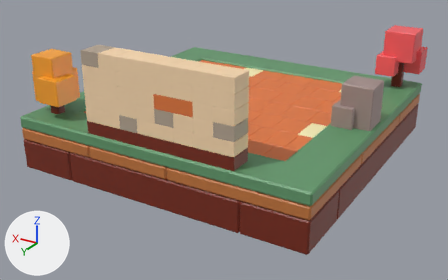
A saved change to the Blender file blend/stage.blend.
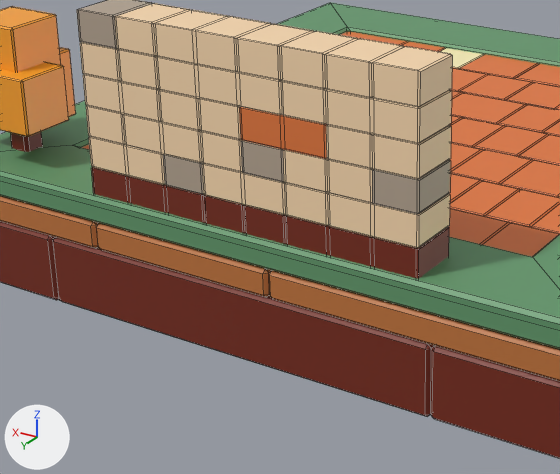
Each version appears first whole from a camera (50 mm lens) standing at (-9.87, 17.48, 8.64) and looking at (0.11, 0.84, 0.32), and next in a close-up on the part from 10% to 66% of the width and 16% to 92% of the height. Every picture has the same lights, and +X, +Y and +Z are marked at lower left. The close-ups show mesh edges as thin lines.

Script lines for the objects in view, before the commit:
```python
ob_立方体_115 = bpy.data.objects.new('立方体.115', me_立方体_116)
ob_立方体_115.location = (0.14, 0.09, -0.21)
ob_立方体_115.rotation_euler = (0.0, 0.0, -3.142)  # degrees (0, 0, -180)
ob_立方体_184 = bpy.data.objects.new('立方体.184', me_立方体_186)
ob_立方体_184.location = (0.14, 4.61, 2.81)
ob_立方体_184.rotation_euler = (0.0, 0.0, -3.142)  # degrees (0, 0, -180)
ob_立方体_184.scale = (2.81, 0.368, 1.28)
ob_立方体_188 = bpy.data.objects.new('立方体.188', me_立方体_190)
ob_立方体_188.location = (0.14, 4.61, 2.81)
ob_立方体_188.rotation_euler = (0.0, 0.0, -3.142)  # degrees (0, 0, -180)
ob_立方体_188.scale = (2.81, 0.368, 1.28)
ob_立方体_197 = bpy.data.objects.new('立方体.197', me_立方体_199)
ob_立方体_197.location = (0.14, 4.61, 2.81)
ob_立方体_197.rotation_euler = (0.0, 0.0, -3.142)  # degrees (0, 0, -180)
ob_立方体_197.scale = (2.81, 0.368, 1.28)
ob_立方体_198 = bpy.data.objects.new('立方体.198', me_立方体_200)
ob_立方体_198.location = (0.14, 4.61, 2.81)
ob_立方体_198.rotation_euler = (0.0, 0.0, -3.142)  # degrees (0, 0, -180)
ob_立方体_198.scale = (2.81, 0.368, 1.28)
# also in view: '立方体.116' at (-2.72, 2.25, 1.34); '立方体.092' at (-1.66, 1.17, 1.34); '立方体.135' at (-2.29, 3.33, 1.34); '立方体.177' at (-0.8, 4.61, 3.02); '立方体.186' at (-0.49, 4.61, 2.6)
```
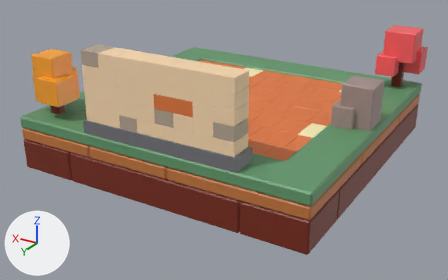
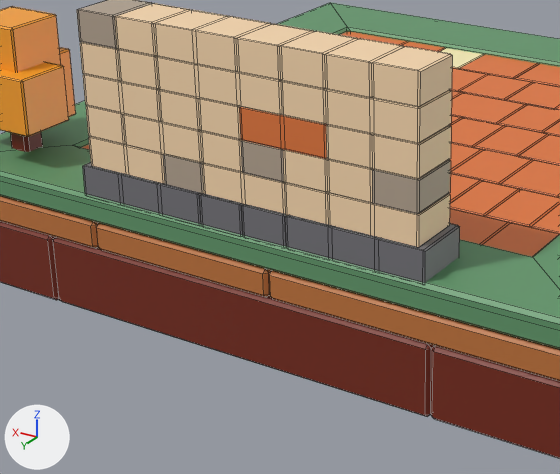
Scene script edits in JSON lines:
```json
{"op": "add", "block": "mat_コンクリート", "code": ["mat_コンクリート = principled_material('コンクリート')", "mat_コンクリート.base_color = (0.182, 0.179, 0.196)  # grey #76757a"]}
{"block": "me_立方体_186", "where": "me_立方体_186.from_pydata(...)  # 56 vertices, 58 faces; spans x 0.33..1.0, y -1.0..1.0, z -1.0..-0.67"}
{"op": "remove", "block": "me_立方体_186", "code": "me_立方体_186.materials.append(mat_濃い土)  # dark red #7a2b18"}
{"op": "add", "block": "me_立方体_186", "code": "me_立方体_186.materials.append(mat_コンクリート)  # grey #76757a"}
{"block": "me_立方体_190", "where": "me_立方体_190.from_pydata(...)  # 56 vertices, 58 faces; spans x -0.78..-0.11, y -1.0..1.0, z -1.0..-0.67"}
{"op": "remove", "block": "me_立方体_190", "code": "me_立方体_190.materials.append(mat_濃い土)  # dark red #7a2b18"}
{"op": "add", "block": "me_立方体_190", "code": "me_立方体_190.materials.append(mat_コンクリート)  # grey #76757a"}
{"block": "me_立方体_199", "where": "me_立方体_199.from_pydata(...)  # 24 vertices, 26 faces; spans x -0.11..0.11, y -1.0..1.0, z -1.0..-0.67"}
{"op": "remove", "block": "me_立方体_199", "code": "me_立方体_199.materials.append(mat_濃い土)  # dark red #7a2b18"}
{"op": "add", "block": "me_立方体_199", "code": "me_立方体_199.materials.append(mat_コンクリート)  # grey #76757a"}
{"block": "me_立方体_200", "where": "me_立方体_200.from_pydata(...)  # 24 vertices, 26 faces; spans x 0.11..0.33, y -1.0..1.0, z -1.0..-0.67"}
{"op": "remove", "block": "me_立方体_200", "code": "me_立方体_200.materials.append(mat_濃い土)  # dark red #7a2b18"}
{"op": "add", "block": "me_立方体_200", "code": "me_立方体_200.materials.append(mat_コンクリート)  # grey #76757a"}
{"op": "set", "path": "ob_立方体_184.location", "old": "(0.14, 4.61, 2.81)", "new": "(0.14, 4.61, 2.87)"}
{"op": "set", "path": "ob_立方体_184.scale", "old": "(2.81, 0.368, 1.28)", "new": "(2.92, 0.415, 1.33)"}
{"op": "set", "path": "ob_立方体_188.location", "old": "(0.14, 4.61, 2.81)", "new": "(0.15, 4.61, 2.87)"}
{"op": "set", "path": "ob_立方体_188.scale", "old": "(2.81, 0.368, 1.28)", "new": "(2.92, 0.415, 1.33)"}
{"op": "set", "path": "ob_立方体_197.location", "old": "(0.14, 4.61, 2.81)", "new": "(0.15, 4.61, 2.87)"}
{"op": "set", "path": "ob_立方体_197.scale", "old": "(2.81, 0.368, 1.28)", "new": "(2.92, 0.415, 1.33)"}
{"op": "set", "path": "ob_立方体_198.location", "old": "(0.14, 4.61, 2.81)", "new": "(0.14, 4.61, 2.87)"}
{"op": "set", "path": "ob_立方体_198.scale", "old": "(2.81, 0.368, 1.28)", "new": "(2.92, 0.415, 1.33)"}
```

Changed parts and their boxes [x1, y1, x2, y2] in the close-ups (560 x 474 px):
```json
{"object": "立方体.184", "change": "recoloured, moved, rescaled", "before": [285, 215, 449, 279], "after": [286, 215, 460, 283], "on screen": "6% wider, 6% taller"}
{"object": "立方体.188", "change": "recoloured, moved, rescaled", "before": [91, 167, 205, 223], "after": [83, 162, 201, 224], "on screen": "11% taller"}
{"object": "立方体.198", "change": "recoloured, moved, rescaled", "before": [244, 205, 286, 244], "after": [242, 204, 287, 246], "on screen": "7% wider, 7% taller"}
{"object": "立方体.197", "change": "recoloured, moved, rescaled", "before": [204, 195, 245, 233], "after": [200, 193, 244, 235], "on screen": "7% wider, 10% taller"}
```
